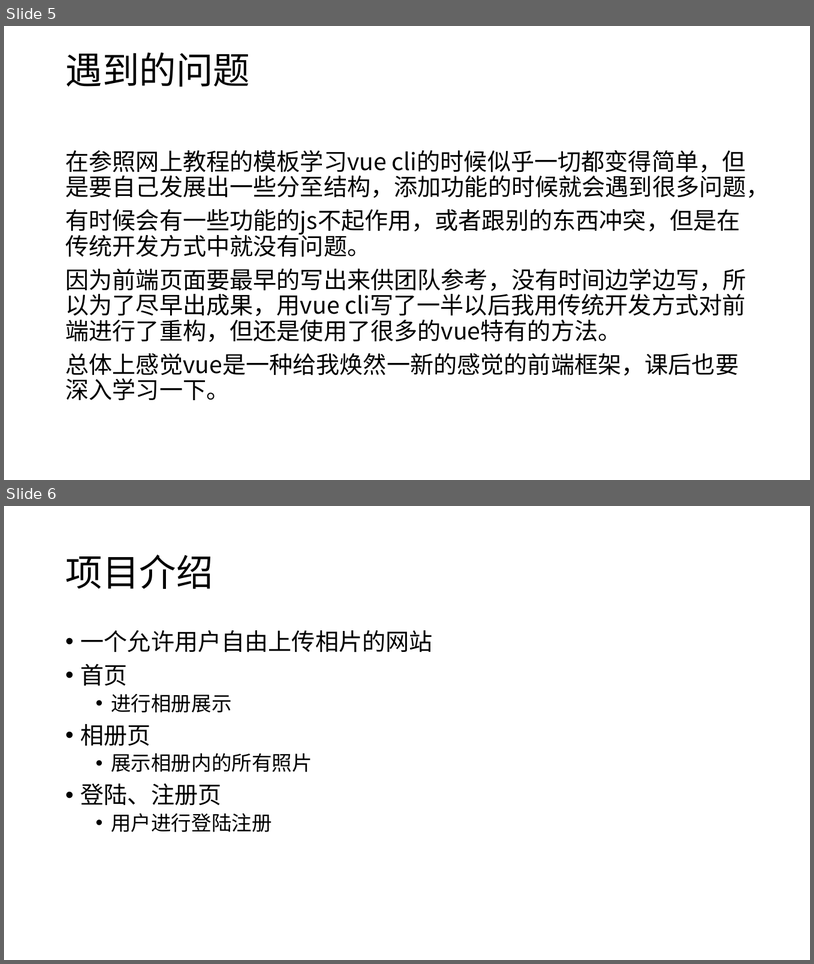
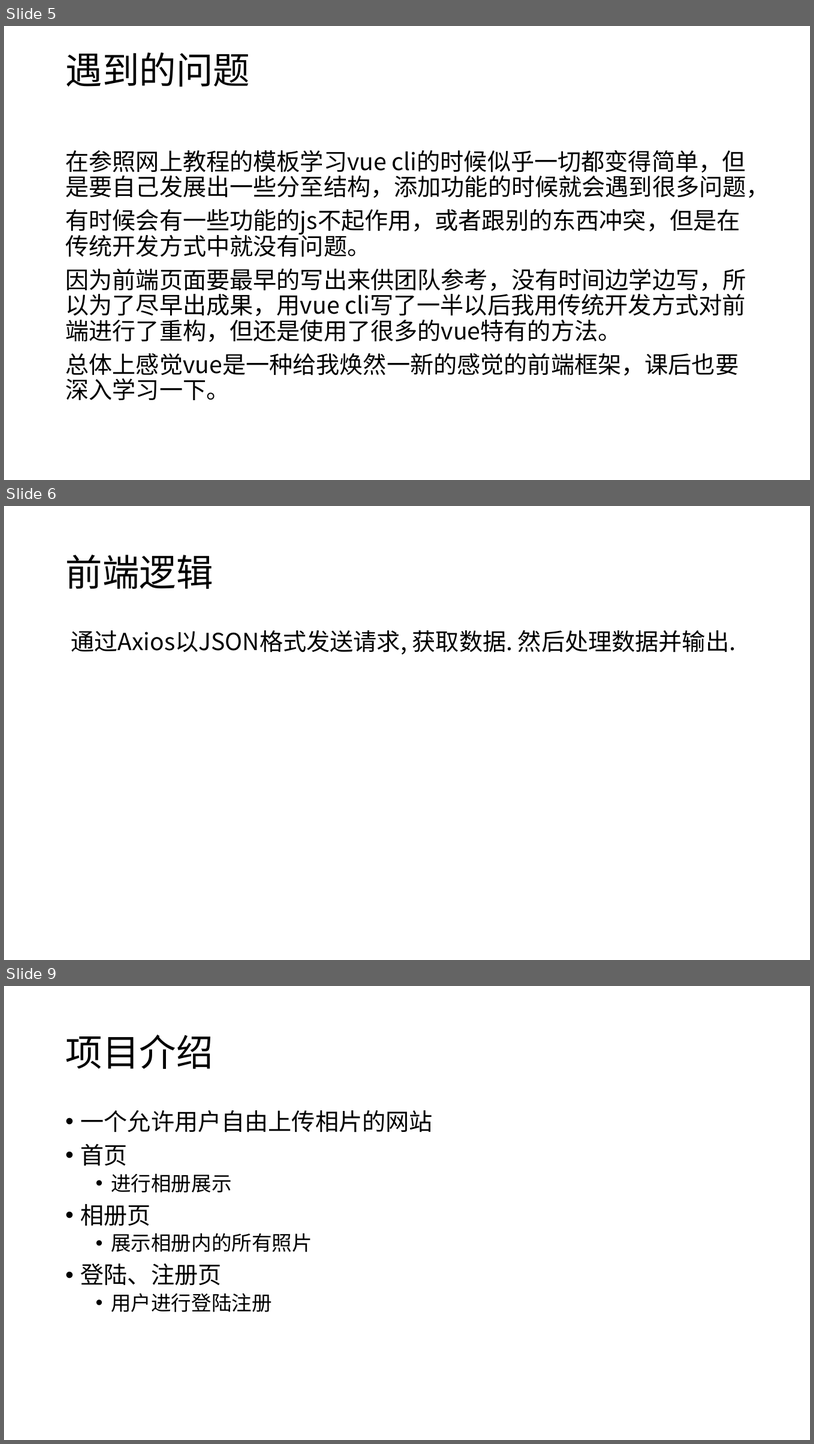
Before and after one commit to daxuliu/softwarelearn, a slide deck: 文档/项目展示-1.pptx. Shown one above the other, each under a label of ours: slides 5 and 6 before the commit, slides 5, 6 and 9 after it; the slides between them are not shown. The pictures are 814x964 and 814x1444 pixels, drawn with LibreOffice and Linux fonts; fonts in the diff are those of the drawing. Boxes give left, top, right and bottom in pixels: in the first picture for what was removed or moved away, otherwise in the second. Text is boxed around its words. In the diff, an @@ line names an element or a change of style, - is before the commit and + after.

Commit message:
前端逻辑已经添加

```diff
--- a/文档/项目展示-1.pptx
+++ b/文档/项目展示-1.pptx
@@ slide 6 added at [4, 506, 810, 960], background #FFFFFF @@
@@ title added at [65, 555, 213, 589], 44 pt, text #000000 @@
+前端逻辑
@@ text added at [71, 630, 736, 654], 28 pt, text #000000 @@
+通过Axios以JSON格式发送请求, 获取数据. 然后处理数据并输出.
@@ what was slide 6 is now slide 9 @@
```
Also in this commit, not shown: 2 other slides added.
